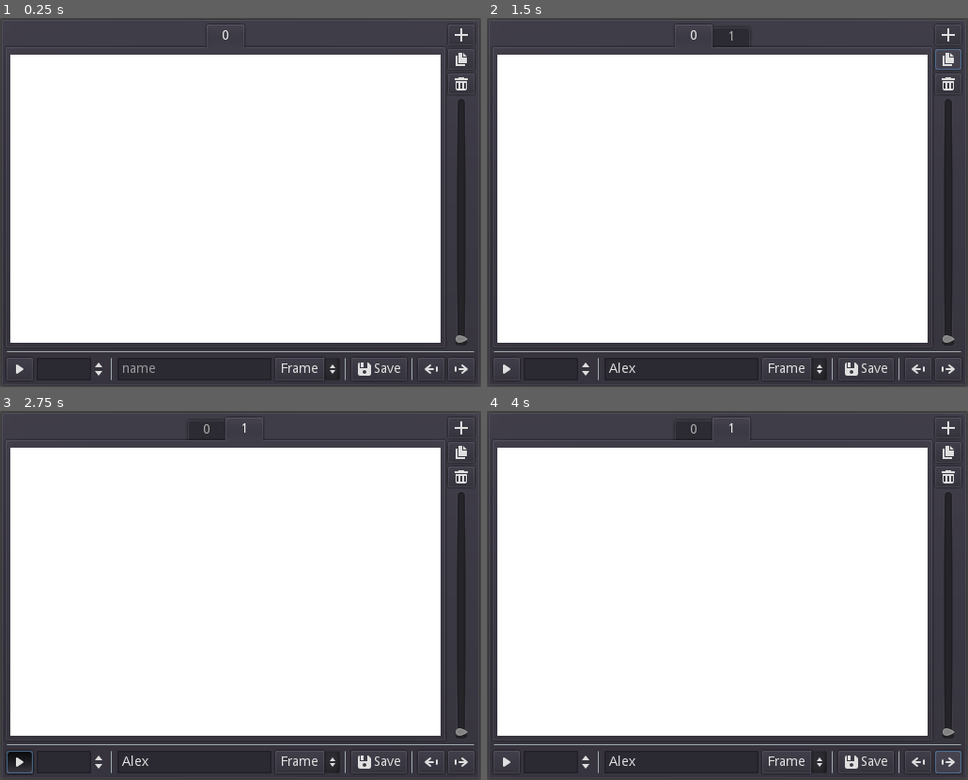
Above: before the commit, frames 1-4 (two rows, left to right).
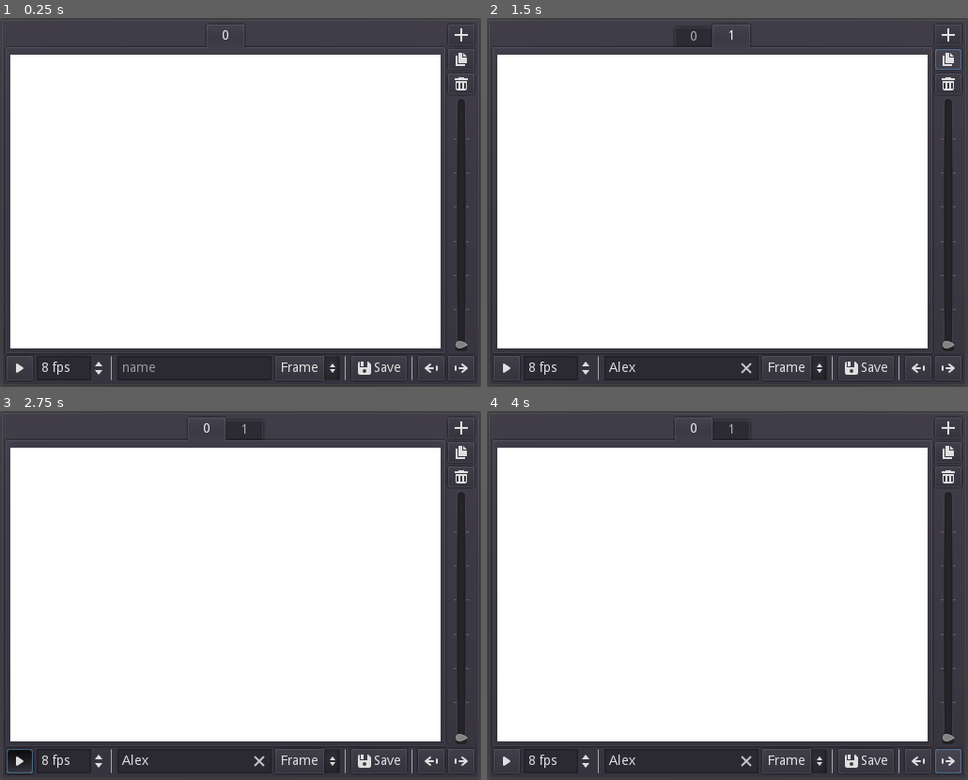
Above: after the commit, the same moments.

Repository: boukew99/scratch_animator
Game: Godot game, scene res://animater.tscn
Same seed, same stepped clock (60 frames per second), same inputs: the game is played once before the commit and once after it.
Inputs (mouse positions are in pixels of both pictures, inside the frame that each line leads up to):
- Up to frame 1 (0.25 s): no input
- Up to frame 2 (1.5 s): click (679, 368) at 0.52 s; type "Alex" at 0.6 s; click (948, 58) at 1.25 s
- Up to frame 3 (2.75 s): click (19, 761) at 2 s
- Up to frame 4 (4 s): click (506, 761) at 2.75 s; click (948, 761) at 3.5 s

The runs differ from the first frame. In frame 1, 2.4% of the frame differs, in the area x 1-99%, y 32-97%; in frame 2, 2.7%; in frame 3, 2.7%, in the area x 1-99%, y 1-97%; in frame 4, 2.7%.

Commit message:
Rename fix, Vslider 7 repeats

Diff:
--- a/animater.gd
+++ b/animater.gd
@@ -63,12 +63,17 @@
 func _on_Duplicate_pressed():
 	var dup = frames.get_current_tab_control().duplicate()
 	frames.add_child(dup, true)
+	frames.move_child(dup, frames.current_tab +1)
+	_on_Next_pressed()
 
 
 func _on_Rename_text_entered(new_text):
 	frames.get_current_tab_control().name = new_text
-	$VBoxContainer/HBoxContainer/Name.text = ""
 
 
 func _on_RenameOption_item_selected(index):
 	pass # Replace with function body.
+
+
+func _on_TabContainer_sort_children():
+	slider.max_value = frames.get_tab_count() * 7
--- a/animater.tscn
+++ b/animater.tscn
@@ -53,12 +53,12 @@
 
 [node name="HBoxContainer2" type="HBoxContainer" parent="VBoxContainer"]
 margin_right = 498.0
-margin_bottom = 342.0
+margin_bottom = 350.0
 size_flags_vertical = 3
 
 [node name="TabContainer" type="TabContainer" parent="VBoxContainer/HBoxContainer2"]
 margin_right = 466.0
-margin_bottom = 342.0
+margin_bottom = 350.0
 size_flags_horizontal = 3
 drag_to_rearrange_enabled = true
 
@@ -71,7 +71,7 @@
 [node name="VBoxContainer" type="VBoxContainer" parent="VBoxContainer/HBoxContainer2"]
 margin_left = 470.0
 margin_right = 498.0
-margin_bottom = 342.0
+margin_bottom = 350.0
 
 [node name="Add" type="Button" parent="VBoxContainer/HBoxContainer2/VBoxContainer"]
 margin_right = 28.0
@@ -97,14 +97,11 @@
 [node name="VSlider" type="VSlider" parent="VBoxContainer/HBoxContainer2/VBoxContainer"]
 margin_top = 78.0
 margin_right = 28.0
-margin_bottom = 342.0
+margin_bottom = 350.0
 size_flags_horizontal = 1
 size_flags_vertical = 3
-
-[node name="HSeparator" type="HSeparator" parent="VBoxContainer"]
-margin_top = 346.0
-margin_right = 498.0
-margin_bottom = 350.0
+max_value = 0.0
+tick_count = 8
 
 [node name="HBoxContainer" type="HBoxContainer" parent="VBoxContainer"]
 margin_top = 354.0
@@ -137,6 +134,7 @@
 margin_right = 282.0
 margin_bottom = 24.0
 size_flags_horizontal = 3
+clear_button_enabled = true
 placeholder_text = "name"
 caret_blink = true
 caret_blink_speed = 0.5
@@ -197,6 +195,7 @@
 current_dir = "/Users/bouke/Documents/GitHub/scratch_animater"
 current_path = "/Users/bouke/Documents/GitHub/scratch_animater/"
 
+[connection signal="sort_children" from="VBoxContainer/HBoxContainer2/TabContainer" to="." method="_on_TabContainer_sort_children"]
 [connection signal="pressed" from="VBoxContainer/HBoxContainer2/VBoxContainer/Add" to="." method="_on_Add_pressed"]
 [connection signal="pressed" from="VBoxContainer/HBoxContainer2/VBoxContainer/Duplicate" to="." method="_on_Duplicate_pressed"]
 [connection signal="pressed" from="VBoxContainer/HBoxContainer2/VBoxContainer/Remove" to="." method="_on_Remove_pressed"]
